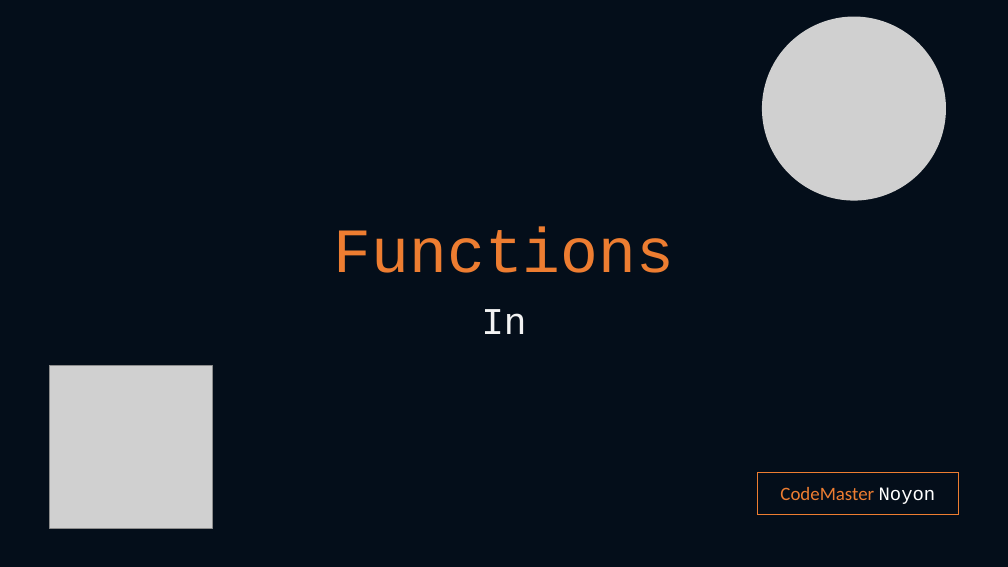
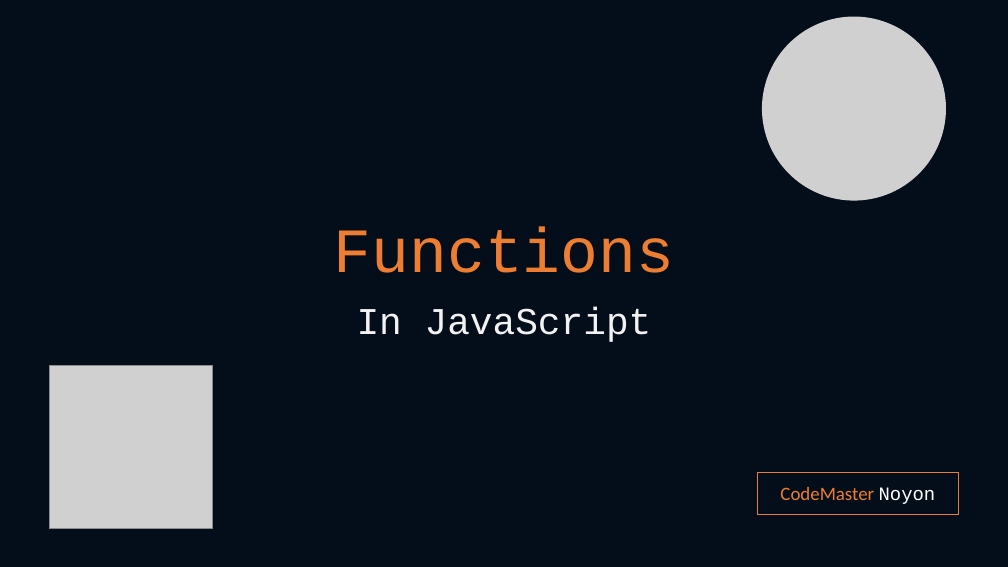
Before and after one commit to noyon674/JavaScript-Content, a slide deck: slide 1 of function.pptx. Drawn at 1008x567 pixels with LibreOffice and Linux fonts; fonts in the diff are those of the drawing; grey boxes stand for pictures. Boxes give left, top, right and bottom in pixels: in the first picture for what was removed or moved away, otherwise in the second. Text is boxed around its words. In the diff, an @@ line names an element or a change of style, - is before the commit and + after.

Commit message:
new slide added

```diff
--- a/function.pptx
+++ b/function.pptx
@@ subtitle at (357,307,652,342): text changed @@
-In
+In JavaScript
```
